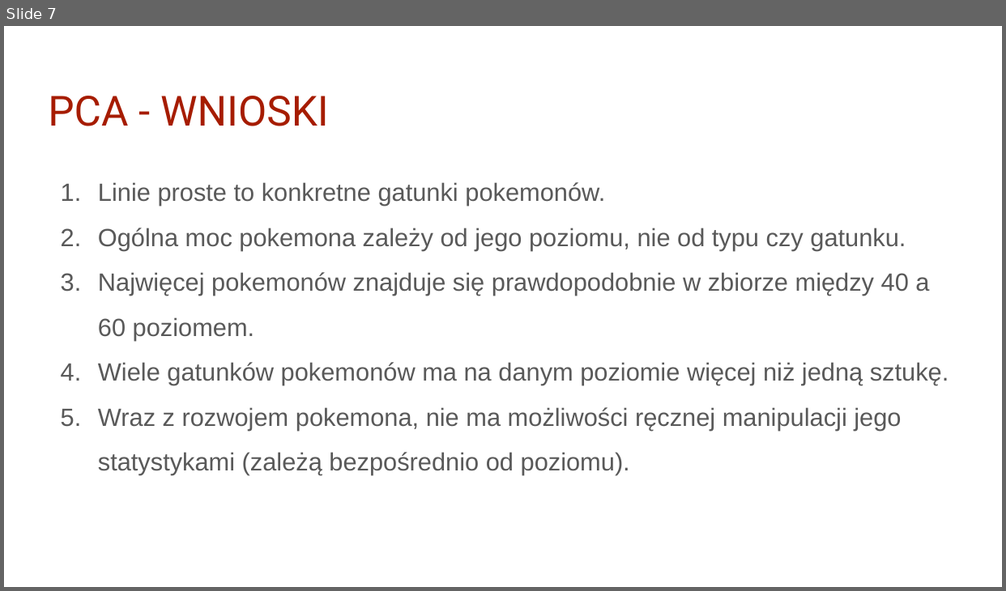
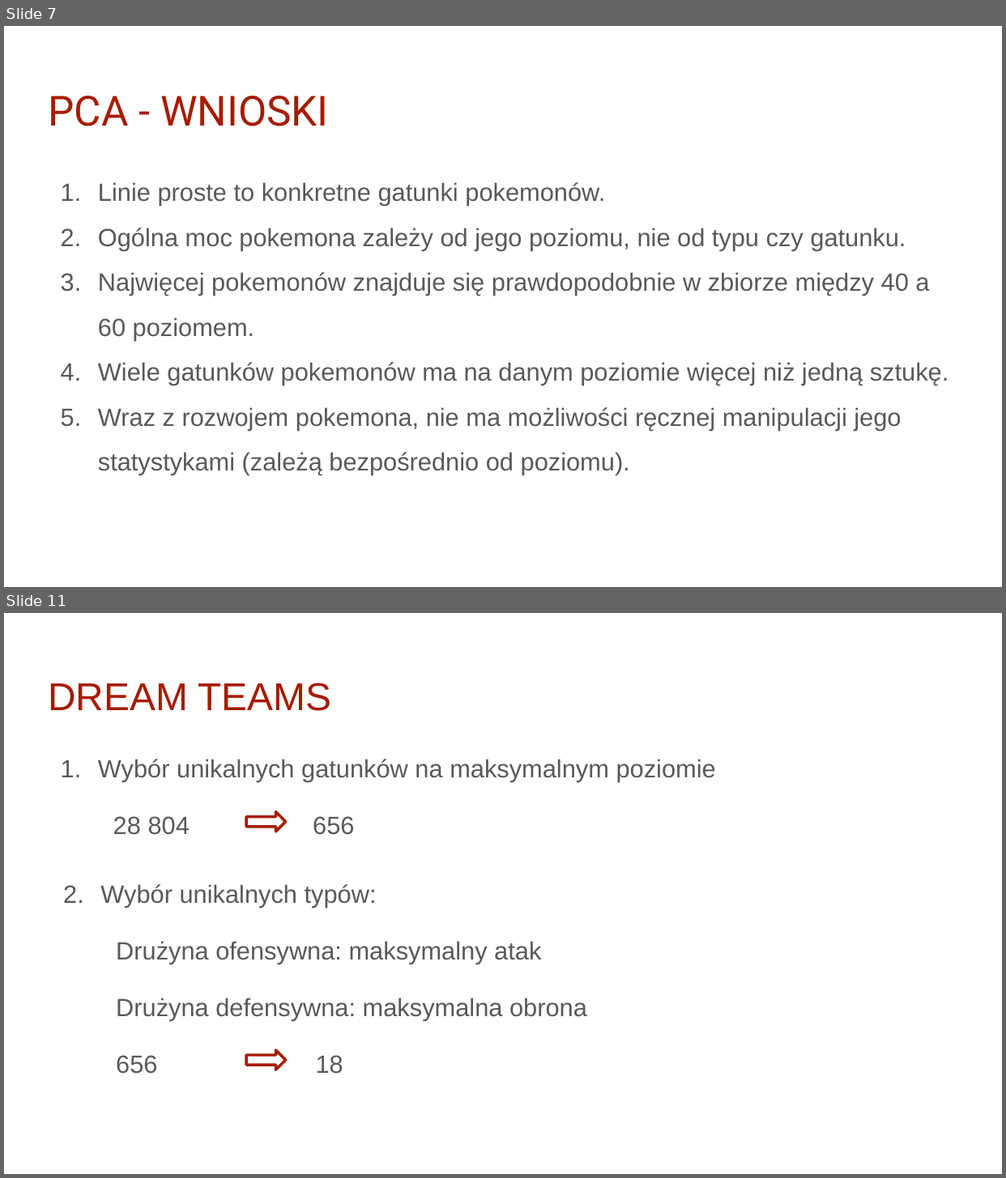
Before and after one commit to infoshareacademy/jdsz4-pg_team, a slide deck: python_project/03 presentation/Pokemony iSA Python.pptx. Shown one above the other, each under a label of ours: slide 7 before the commit, slides 7 and 11 after it; the slides between them are not shown. The pictures are 1006x591 and 1006x1178 pixels, drawn with LibreOffice and Linux fonts; fonts in the diff are those of the drawing; background and template pictures are left out. Boxes give left, top, right and bottom in pixels: in the first picture for what was removed or moved away, otherwise in the second. Text is boxed around its words. In the diff, an @@ line names an element or a change of style, - is before the commit and + after.

```diff
--- a/python_project/03 presentation/Pokemony iSA Python.pptx
+++ b/python_project/03 presentation/Pokemony iSA Python.pptx
@@ slide 11 added at (4, 613, 1002, 1174), background #FFFFFF @@
@@ title added at (48, 683, 332, 711), 28 pt, text #A61C00 @@
+DREAM TEAMS
@@ text added at (98, 759, 716, 1074), 18 pt, text #595959 @@
+1. Wybór unikalnych gatunków na maksymalnym poziomie
+  28 804 656
+2. Wybór unikalnych typów:
+  Drużyna ofensywna: maksymalny atak
+  Drużyna defensywna: maksymalna obrona
+  656 18
@@ down arrow added at (247, 812, 286, 832), fill #FFFFFF, outline #A61C00 2 pt @@
@@ down arrow added at (247, 1050, 286, 1070), fill #FFFFFF, outline #A61C00 2 pt @@
```
Also in this commit, not shown: 12 other slides added.
